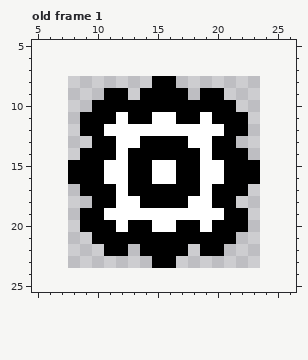
Pixel-art file: support/aseprite_files/DiagonalEnemy.aseprite. That is the earlier state.
16x16 pixels, 1 frame. Shown: old frame 1: x 5..26, y 5..25. The old version is drawn lined up with the new one, on the new canvas.
New version:
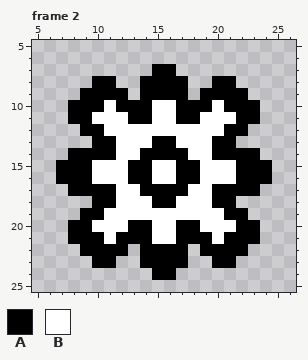
Palette (. is transparent): A #000000  B #ffffff
A new or re-ordered frame is compared with the old frame closest to it.
What changed:
canvas 16x16 -> 32x32, the old top-left corner now at 8,8
frames 1 -> 2
Frame 2 is new; against old frame 1:
y 7: x 15..16 .. -> AA
y 8: x 10..11 .. -> AA; x 14 . -> A; x 17 . -> A; x 20..21 .. -> AA
y 9: x 9..10 .. -> AA; x 21..22 .. -> AA
y 10: x 8..9 .. -> AA; x 11 A -> B; x 15..16 AA -> BB; x 20 A -> B; x 22..23 .. -> AA
y 11: x 8 . -> A; x 10..11 AA -> BB; x 20..21 AA -> BB; x 23 . -> A
y 13: x 14 A -> B; x 17 A -> B
y 14: x 8 . -> A; x 13 A -> B; x 18 A -> B; x 23 . -> A
y 15..16: x 7 . -> A; x 10 A -> B; x 21 A -> B; x 24 . -> A
y 17: x 8 . -> A; x 13 A -> B; x 18 A -> B; x 23 . -> A
y 18: x 14 A -> B; x 17 A -> B
y 20: x 8 . -> A; x 10..11 AA -> BB; x 20..21 AA -> BB; x 23 . -> A
y 21: x 8..9 .. -> AA; x 11 A -> B; x 15..16 AA -> BB; x 20 A -> B; x 22..23 .. -> AA
y 22: x 9..10 .. -> AA; x 21..22 .. -> AA
y 23: x 10..11 .. -> AA; x 14 . -> A; x 17 . -> A; x 20..21 .. -> AA
y 24: x 15..16 .. -> AA
Changed places in both pictures, as pixel boxes (x1, y1, x2, y2):
changed: (56, 64, 272, 280)
